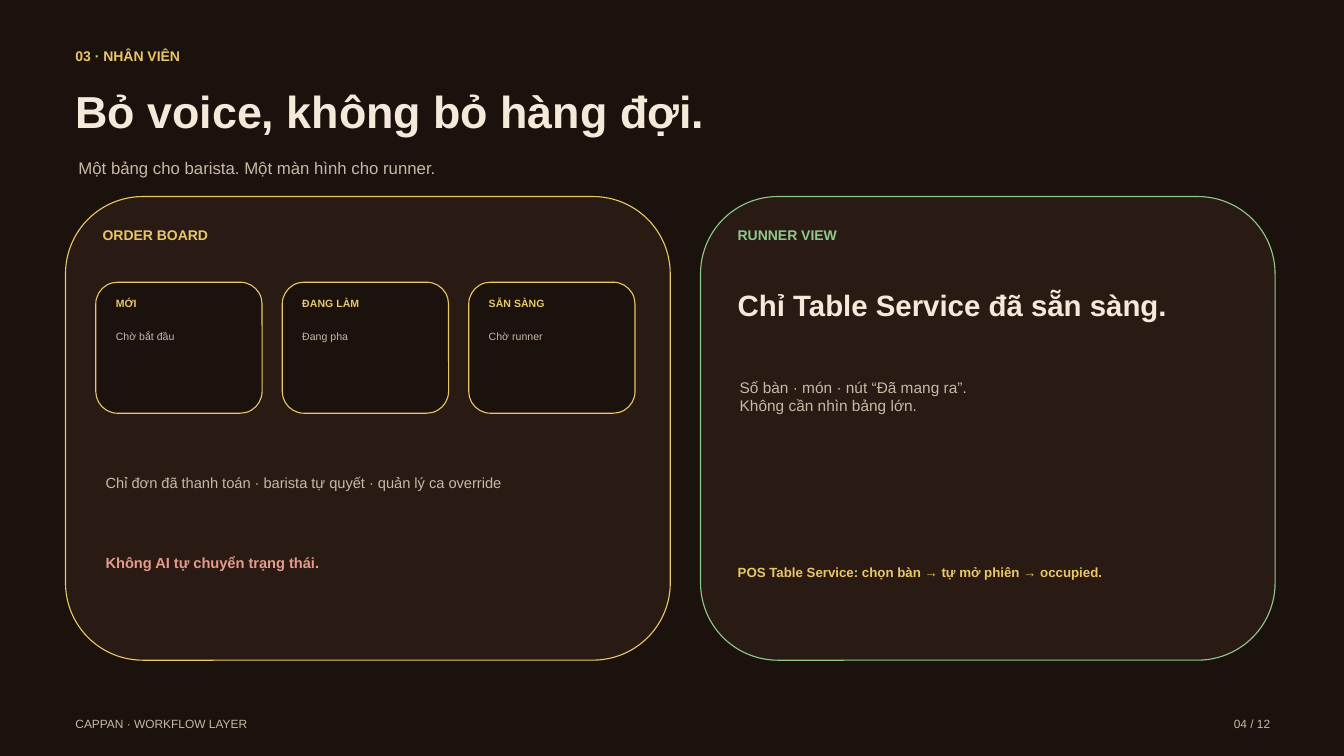
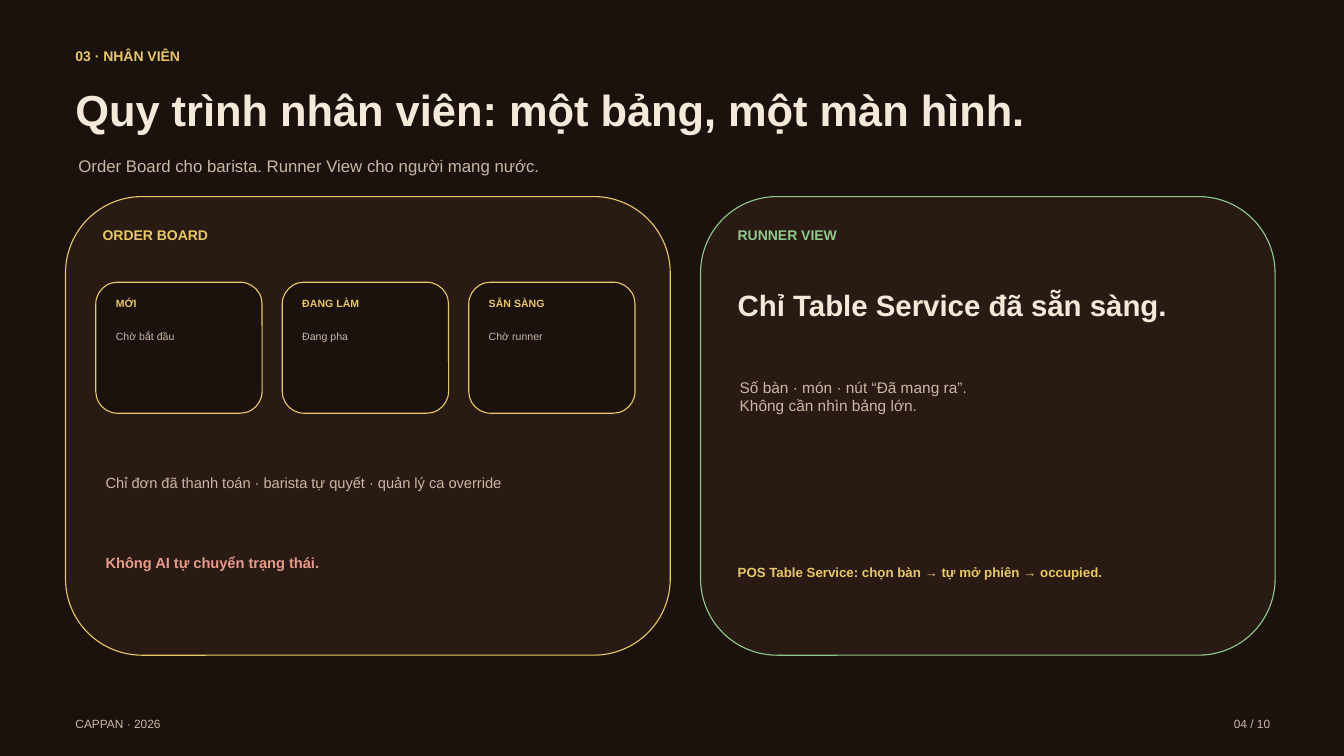
Before and after one commit to cappannguyen-0901/cappanwebdemo, a slide deck: slide 4 of cappan-slides.pptx. Drawn at 1344x756 pixels with LibreOffice and Linux fonts; fonts in the diff are those of the drawing. Boxes give left, top, right and bottom in pixels: in the first picture for what was removed or moved away, otherwise in the second. Text is boxed around its words. In the diff, an @@ line names an element or a change of style, - is before the commit and + after.

```diff
--- a/cappan-slides.pptx
+++ b/cappan-slides.pptx
@@ text at [75,93,1025,135]: text changed; size 32 to 31 pt @@
-Bỏ voice, không bỏ hàng đợi.
+Quy trình nhân viên: một bảng, một màn hình.
@@ text at [78,159,540,176]: text changed @@
-Một bảng cho barista. Một màn hình cho runner.
+Order Board cho barista. Runner View cho người mang nước.
@@ rounded rectangle: place and size @@
-rounded rectangle at [66,197,670,660]
+rounded rectangle at [66,197,670,655]
@@ rounded rectangle: place and size @@
-rounded rectangle at [701,197,1275,660]
+rounded rectangle at [701,197,1275,655]
@@ text at [75,719,161,728]: text changed @@
-CAPPAN · WORKFLOW LAYER
+CAPPAN · 2026
@@ text at [1234,719,1270,728]: text changed @@
-04 / 12
+04 / 10
```
Also in this commit, not shown: 8 other slides changed, 1 slide added, 3 slides removed, 11 other files.
